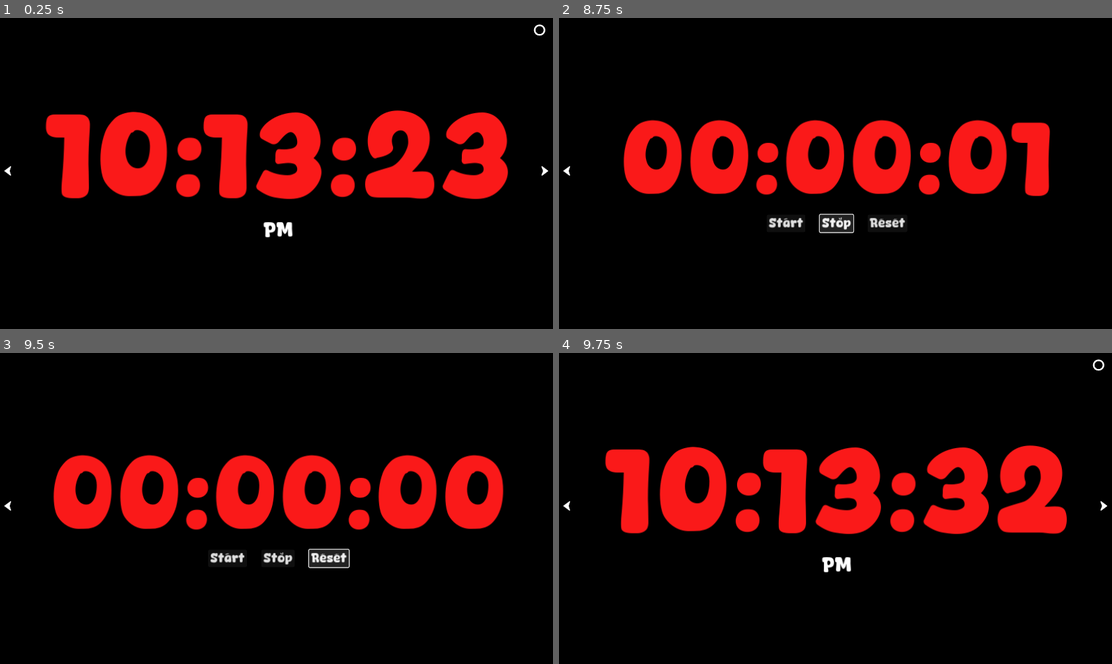
Above: before the commit, frames 1-4 (two rows, left to right).
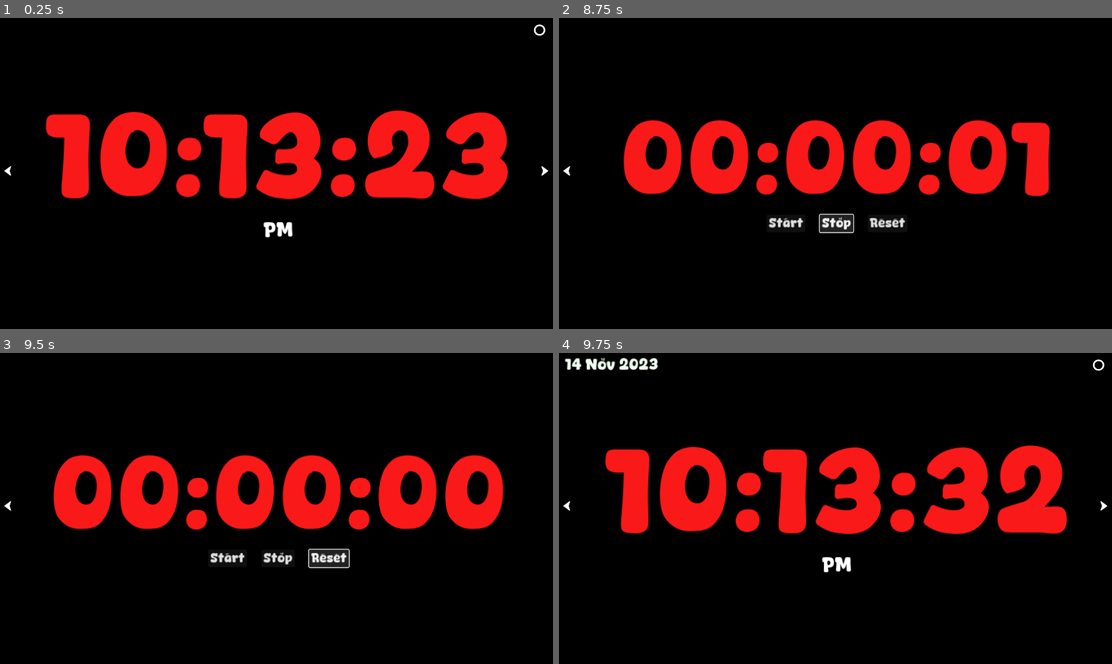
Above: after the commit, the same moments.

Repository: cold-atom/MinTime
Game: Godot game, scene res://main.tscn
Same seed, same stepped clock (60 frames per second), same inputs: the game is played once before the commit and once after it.
Inputs (mouse positions are in pixels of both pictures, inside the frame that each line leads up to):
- Up to frame 1 (0.25 s): no input
- Up to frame 2 (8.75 s): click (1106, 173) at 0.5 s; click (570, 173) at 1.25 s; click (570, 173) at 2 s; click (1106, 173) at 2.75 s; click (1100, 30) at 3.5 s; click "Display Date" at 4.25 s; click "About MinTime" at 5 s; hold Right (Right) 5.78-6.5 s; click "Start" at 6.5 s; click "Start" at 7.25 s; click "Stop" at 8 s
- Up to frame 3 (9.5 s): click "Reset" at 8.75 s
- Up to frame 4 (9.75 s): hold Left (Left) from 9.53 s (still down)

Frames 1-3 are identical in both runs. In frame 4, 0.4% of the frame differs, in the area x 1-18%, y 1-6%.

Commit message:
date saving functionality

Diff:
--- a/main.gd
+++ b/main.gd
@@ -4,12 +4,16 @@
 
 var opened = false
 var date_opened = false
+var config = ConfigFile.new()
+
+const CONFIG_PATH = "user://app_settings.cfg"
 
 @onready var time_label: Label = $VBoxContainer/Time
 @onready var am_pm: Label = $VBoxContainer/AmPM
 @onready var date_label: Label = $Date
 @onready var settings: Panel = $Settings
 @onready var about: Panel = $Settings/About
+@onready var display_date_button: Button = $Settings/VBoxContainer2/DisplayDate
 
 #Sounds
 @onready var click_sound: AudioStreamPlayer = $ClickSound
@@ -20,6 +24,7 @@
 func _ready():
 	set_process(true)
 	date()
+	load_date_state()
 
 func _process(_delta):
 	#var current_time = Time.get_time_string_from_system()
@@ -109,6 +114,7 @@
 func _on_display_date_pressed():
 	display_date_label()
 	toggle_sound.play()
+	save_date_state()
 
 func display_date_label():
 	date_opened = !date_opened
@@ -122,11 +128,22 @@
 	about.show()
 	toggle_sound.play()
 
-
 func _on_close_pressed():
 	about.hide()
 	toggle_sound.play()
 
-
 func _on_quit_pressed():
 	get_tree().quit()
+
+func save_date_state():
+	config.set_value("UI", "date_opened", date_opened)
+	config.save(CONFIG_PATH)
+
+func load_date_state():
+	var err = config.load(CONFIG_PATH)
+	if err == OK:
+		date_opened = config.get_value("UI", "date_opened", false)
+		date_label.visible = date_opened
+
+	if display_date_button:
+		display_date_button.button_pressed = date_opened
--- a/project.godot
+++ b/project.godot
@@ -31,7 +31,6 @@
 "Open Menu"={
 "deadzone": 0.5,
 "events": [Object(InputEventKey,"resource_local_to_scene":false,"resource_name":"","device":-1,"window_id":0,"alt_press …(195 unchanged characters)…
-, Object(InputEventKey,"resource_local_to_scene":false,"resource_name":"","device":-1,"window_id":0,"alt_pressed":false,"shift_pressed":false,"ctrl_pressed":false,"meta_pressed":false,"pressed":false,"keycode":0,"physical_keycode":32,"key_label":0,"unicode":32,"location":0,"echo":false,"script":null)
 ]
 }
 "Stop Watch"={
